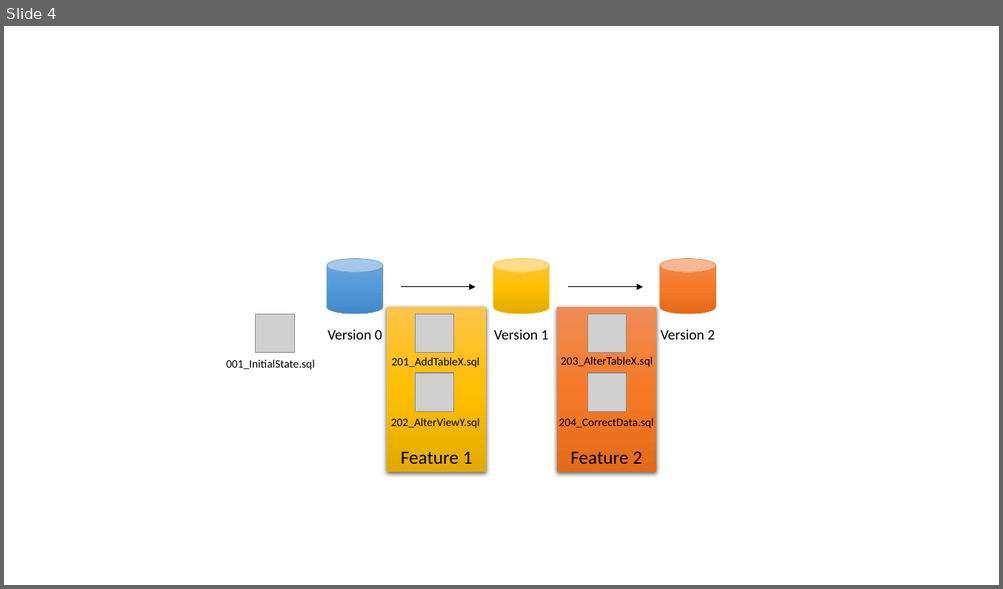
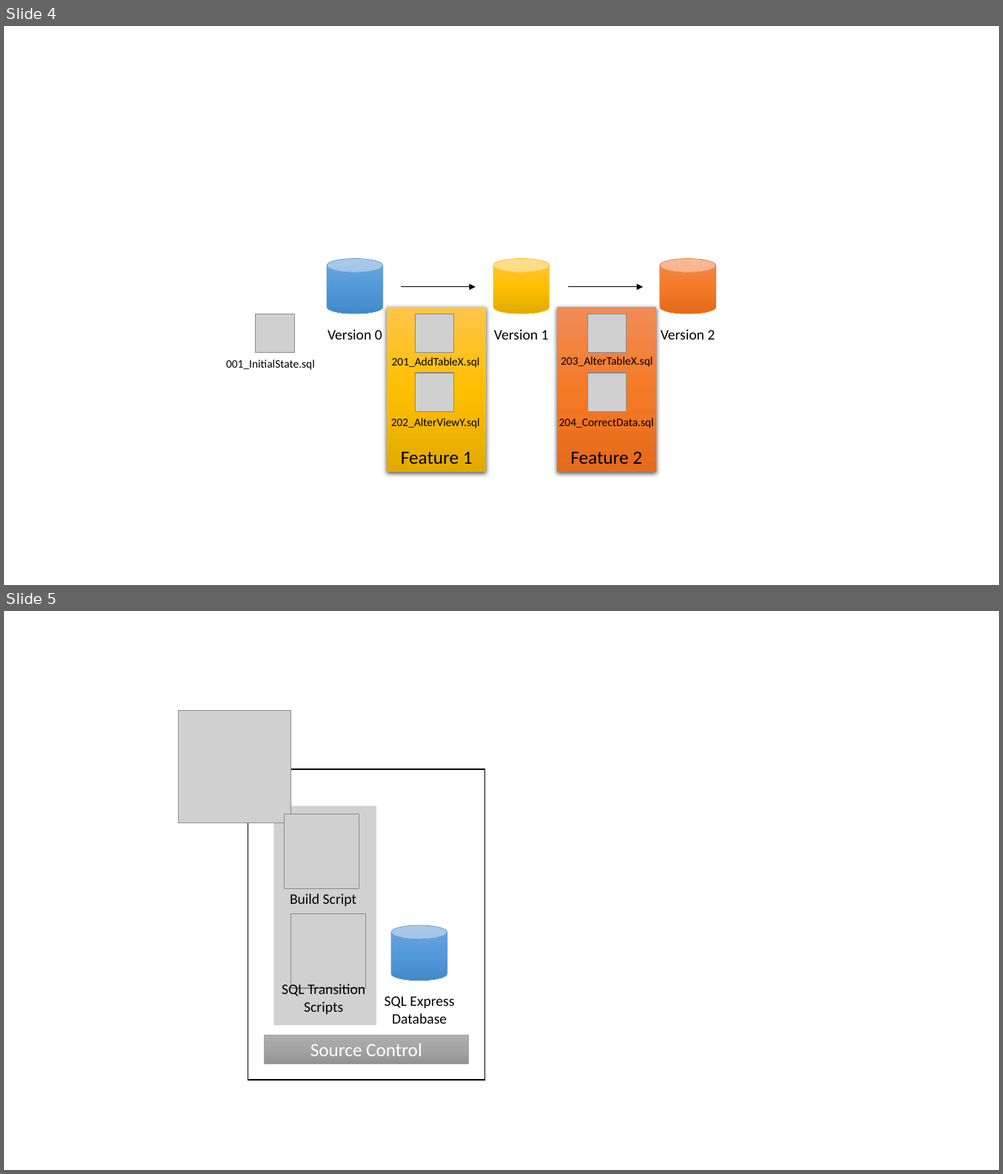
Before and after one commit to linus123/linus123.github.io, a slide deck: src/DatabaseBuild/Graphics.pptx. Shown one above the other, each under a label of ours: slide 4 before the commit, slides 4 and 5 after it. The pictures are 1003x589 and 1003x1174 pixels, drawn with LibreOffice and Linux fonts; fonts in the diff are those of the drawing; grey boxes stand for pictures. Boxes give left, top, right and bottom in pixels: in the first picture for what was removed or moved away, otherwise in the second. Text is boxed around its words. In the diff, an @@ line names an element or a change of style, - is before the commit and + after.

Commit message:
Completed IAD GIT / DB Presentation 2

```diff
--- a/src/DatabaseBuild/Graphics.pptx
+++ b/src/DatabaseBuild/Graphics.pptx
@@ slide 5 added at [4,611,999,1170], background #FFFFFF @@
@@ picture added at [179,711,291,823] @@
@@ rectangle added at [248,769,484,1080], fill #FFFFFF, outline #000000 1 pt @@
@@ rectangle added at [273,806,376,1026], fill #A5A5A5 at 50% opacity @@
@@ picture added at [284,814,359,889] @@
@@ text added at [290,894,356,906], 14 pt, text #000000 @@
+Build Script
@@ picture added at [291,914,366,988] @@
@@ cylinder added at [391,925,447,981], fill gradient #71A6DB to #559BDB to #448ACA, outline #5B9BD5 0.5 pt @@
@@ text added at [282,982,365,1014], 14 pt, text #000000 @@
+SQL Transition
+Scripts
@@ text added at [384,997,454,1024], 14 pt, text #000000 @@
+SQL Express
+Database
@@ rectangle added at [264,1035,468,1064], fill gradient #AFAFAF to #A5A5A5 to #939393, outline #A5A5A5 0.5 pt, 18 pt, text #FFFFFF @@
+Source Control
```
Also in this commit, not shown: 7 other files.
